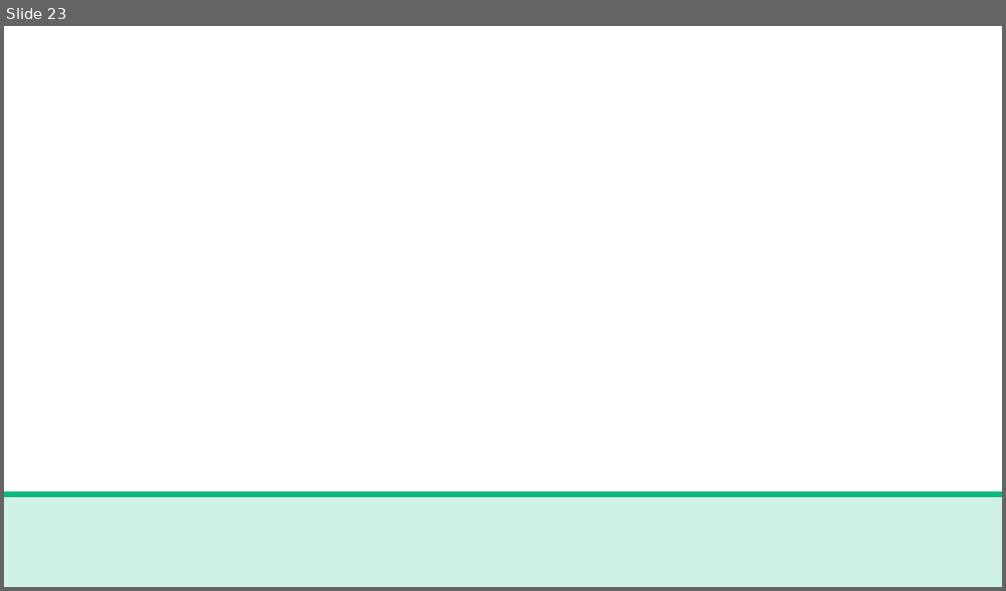
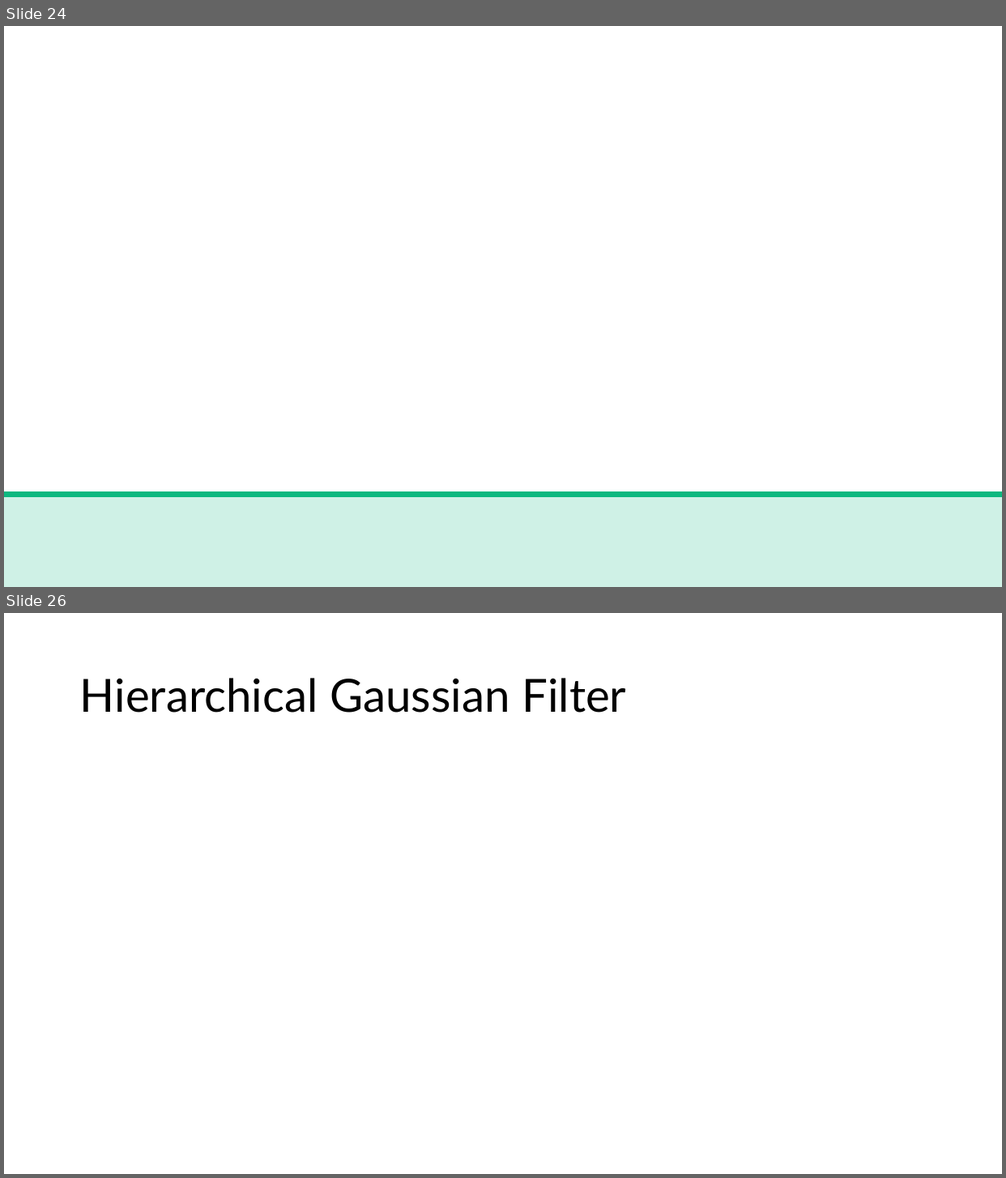
Before and after one commit to trNk27/Human_Data_Exploration, a slide deck: presentation/Prototype.pptx. Shown one above the other, each under a label of ours: slide 23 before the commit, slides 24 and 26 after it; the slides between them are not shown. The pictures are 1006x591 and 1006x1178 pixels, drawn with LibreOffice and Linux fonts; fonts in the diff are those of the drawing; grey boxes stand for pictures; background and template pictures are left out. Boxes give left, top, right and bottom in pixels: in the first picture for what was removed or moved away, otherwise in the second. Text is boxed around its words. In the diff, an @@ line names an element or a change of style, - is before the commit and + after.

```diff
--- a/presentation/Prototype.pptx
+++ b/presentation/Prototype.pptx
@@ slide 26 added at box(4, 613, 1002, 1174), background picture (left out) @@
@@ title added at box(80, 678, 626, 713), 44 pt, text #000000 @@
+Hierarchical Gaussian Filter
@@ what was slide 23 is now slide 24 @@
```
Also in this commit, not shown: 3 slides changed, 5 other slides added, 2 slides removed, 2 other files.
